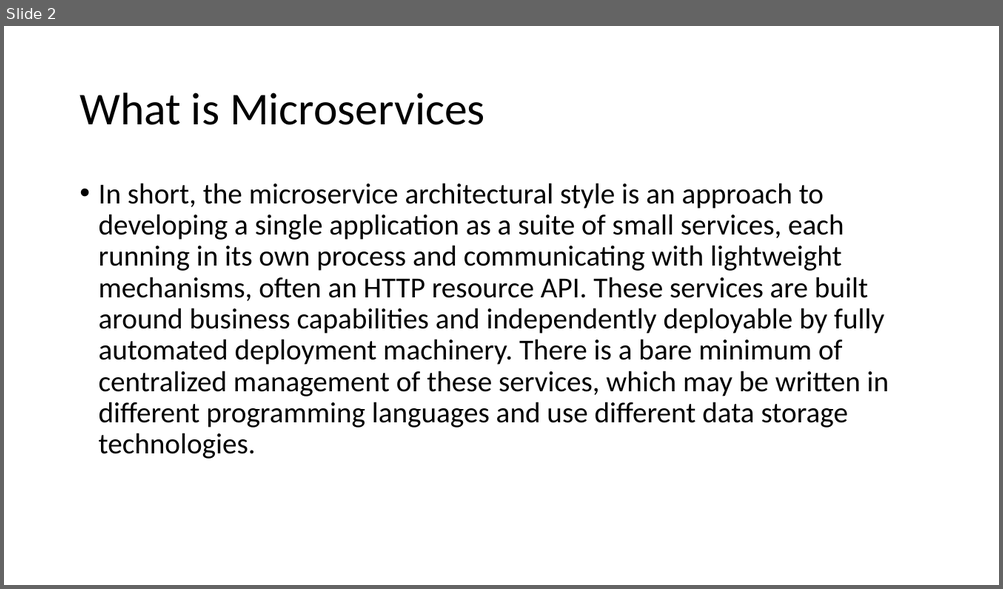
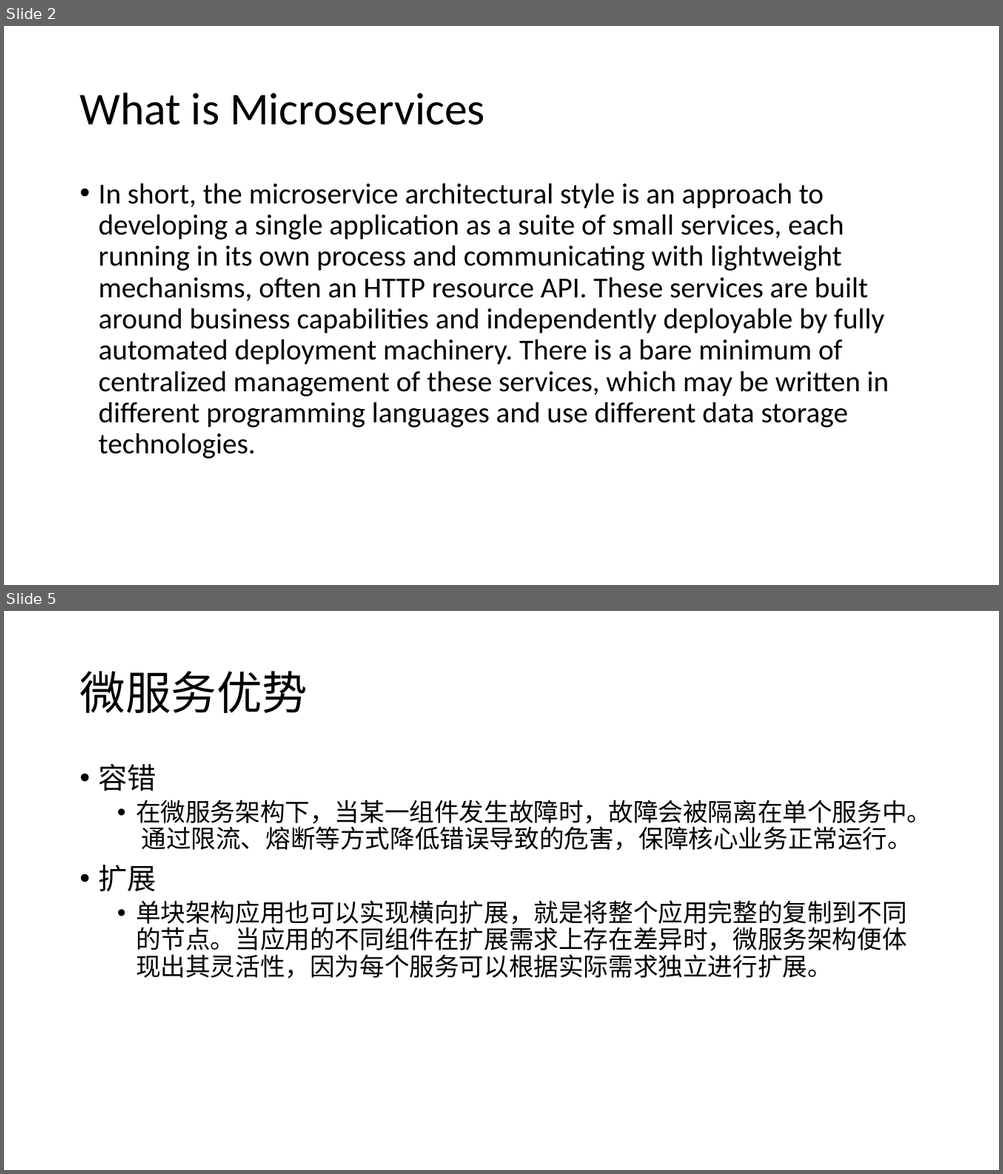
Before and after one commit to jungle0127/springcloudstudy, a slide deck: docs/microservices.pptx. Shown one above the other, each under a label of ours: slide 2 before the commit, slides 2 and 5 after it; the slides between them are not shown. The pictures are 1003x589 and 1003x1174 pixels, drawn with LibreOffice and Linux fonts; fonts in the diff are those of the drawing. Boxes give left, top, right and bottom in pixels: in the first picture for what was removed or moved away, otherwise in the second. Text is boxed around its words. In the diff, an @@ line names an element or a change of style, - is before the commit and + after.

```diff
--- a/docs/microservices.pptx
+++ b/docs/microservices.pptx
@@ slide 5 added at bbox=[4, 611, 999, 1170], background #FFFFFF @@
@@ title added at bbox=[79, 671, 307, 713], 44 pt, text #000000 @@
+微服务优势
@@ text added at bbox=[99, 764, 931, 979], 24 pt, text #000000 @@
+• 容错
+  • 在微服务架构下，当某一组件发生故障时，故障会被隔离在单个服务中。 通过限流、熔断等方式降低错误导致的危害，保障核心业务正常运行。
+• 扩展
+  • 单块架构应用也可以实现横向扩展，就是将整个应用完整的复制到不同的节点。当应用的不同组件在扩展需求上存在差异时，微服务架构便体现出其灵活性，因为每个服务可以根据实际需求独立进行扩展。
```
Also in this commit, not shown: 1 slide changed, 15 other slides added, 2 other files.
